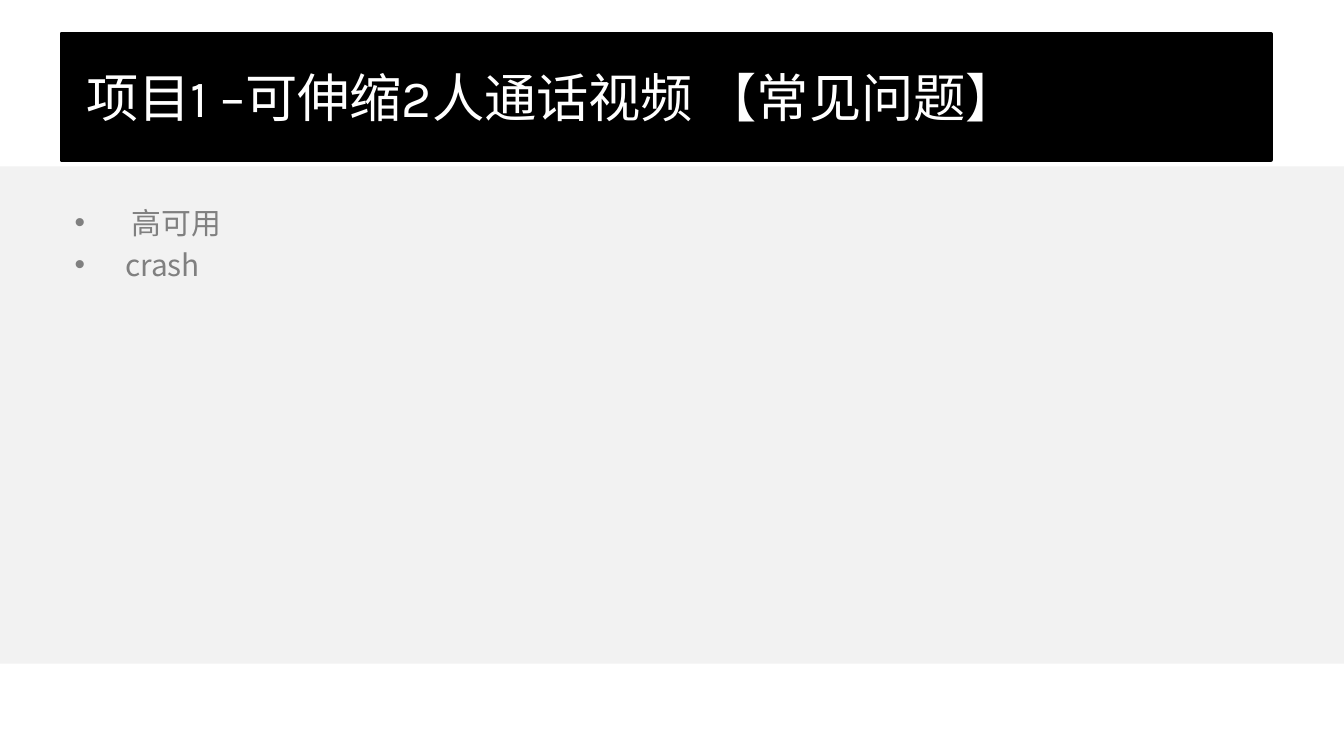
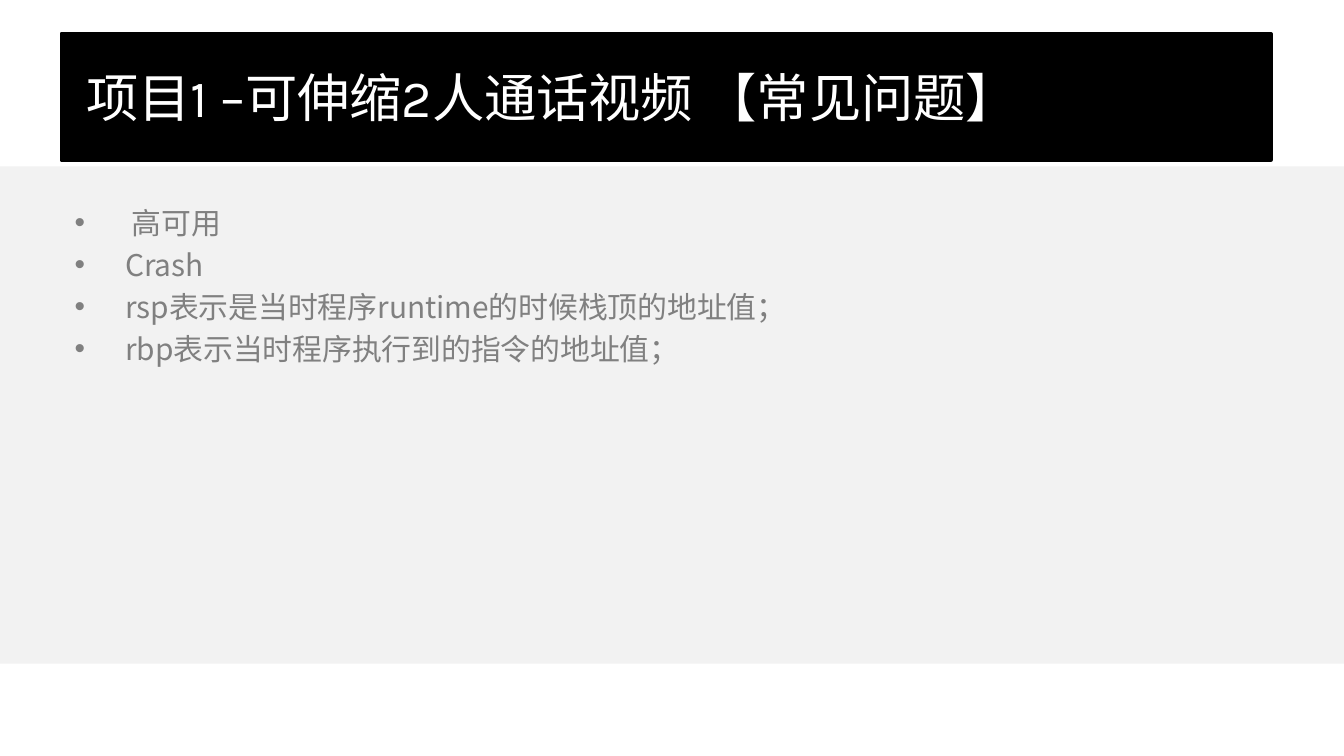
Before and after one commit to wangcy6/weekly, a slide deck: slide 19 of ppt/2020/实战项目.pptx. Drawn at 1344x756 pixels with LibreOffice and Linux fonts; fonts in the diff are those of the drawing; background and template pictures are left out. Boxes give left, top, right and bottom in pixels: in the first picture for what was removed or moved away, otherwise in the second. Text is boxed around its words. In the diff, an @@ line names an element or a change of style, - is before the commit and + after.

```diff
--- a/ppt/2020/实战项目.pptx
+++ b/ppt/2020/实战项目.pptx
@@ text at [125, 252, 786, 367]: text changed @@
-• crash
+• Crash
+• rsp表示是当时程序runtime的时候栈顶的地址值；
+• rbp表示当时程序执行到的指令的地址值；
```
Also in this commit, not shown: 1 slide added, 10 other files.
